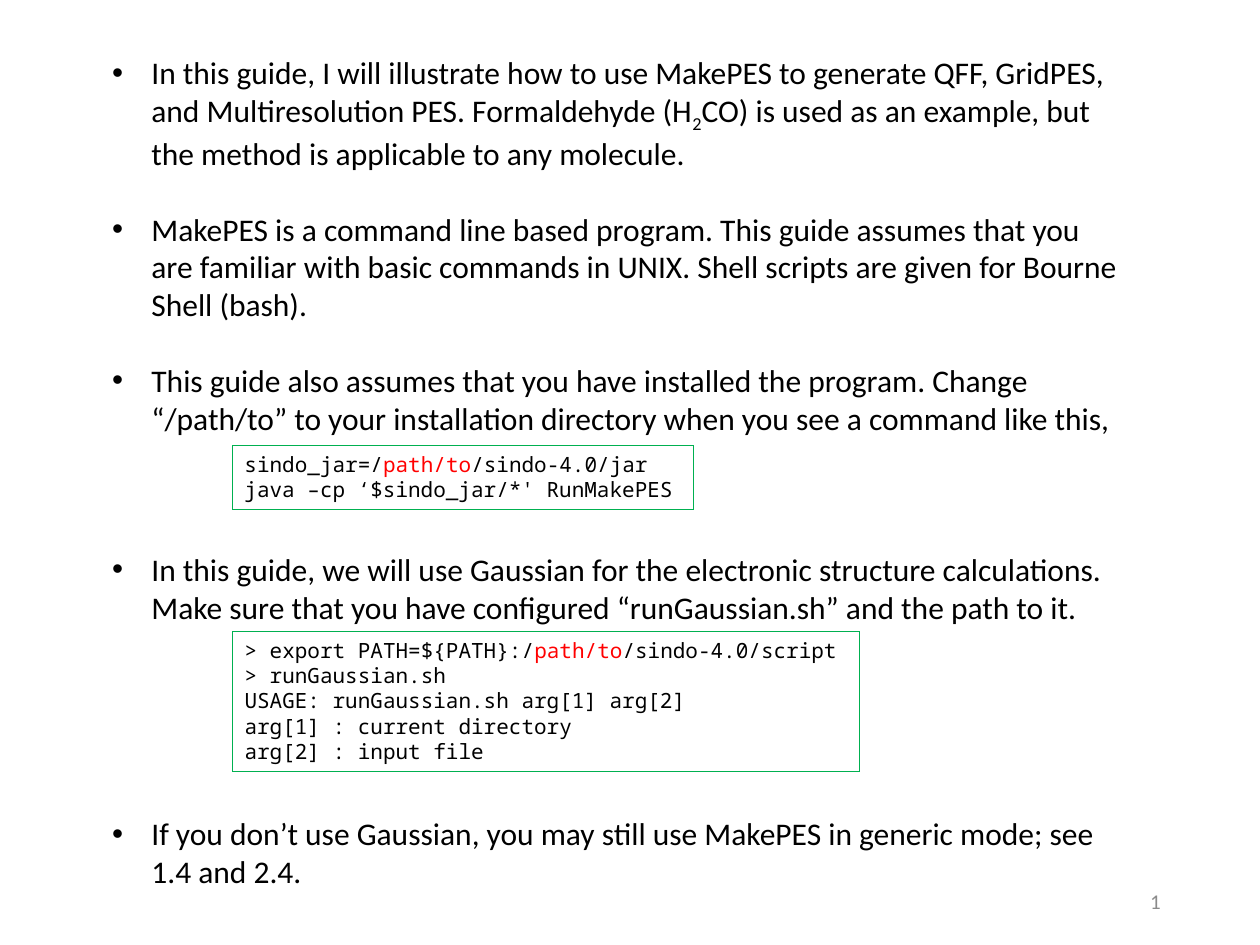
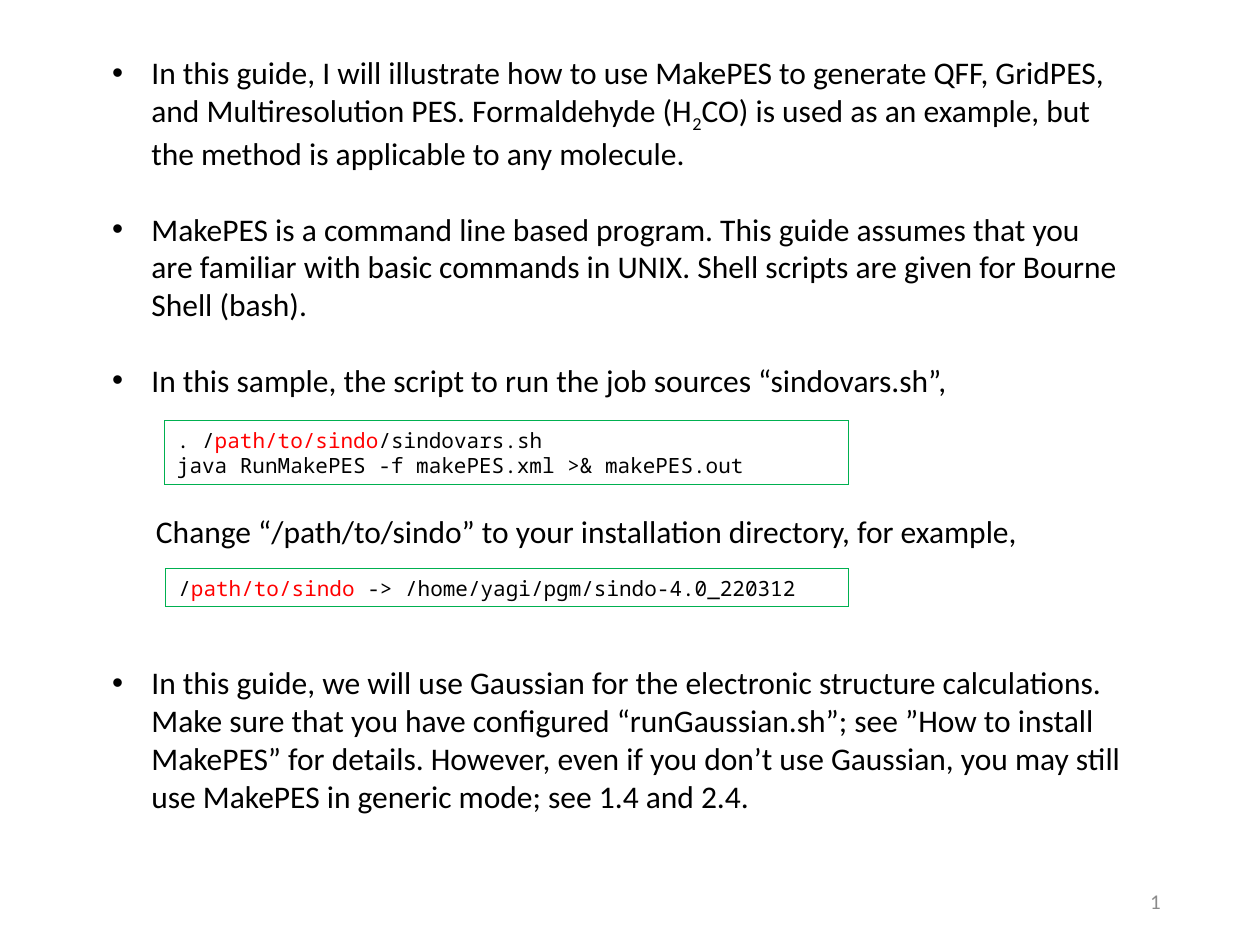
Before and after one commit to yagikiyoshi/sindo, a slide deck: slide 2 of doc/MakePES/usage_MakePES.pptx. Drawn at 1260x945 pixels with LibreOffice and Linux fonts; fonts in the diff are those of the drawing. Boxes give left, top, right and bottom in pixels: in the first picture for what was removed or moved away, otherwise in the second. Text is boxed around its words. In the diff, an @@ line names an element or a change of style, - is before the commit and + after.

```diff
--- a/doc/MakePES/usage_MakePES.pptx
+++ b/doc/MakePES/usage_MakePES.pptx
@@ text at (x1=151, y1=369, x2=1120, y2=814): text changed @@
-• This guide also assumes that you have installed the program. Change “/path/to” to your installation directory when you see a command like this,
-• In this guide, we will use Gaussian for the electronic structure calculations. Make sure that you have configured “runGaussian.sh” and the path to it.
-• If you don’t use Gaussian, you may still use MakePES in generic mode; see 1.4 and 2.4.
+• In this sample, the script to run the job sources “sindovars.sh”,
+  Change “/path/to/sindo” to your installation directory, for example,
+• In this guide, we will use Gaussian for the electronic structure calculations. Make sure that you have configured “runGaussian.sh”; see ”How to install MakePES” for details. However, even if you don’t use Gaussian, you may still use MakePES in generic mode; see 1.4 and 2.4.
@@ rectangle ". /path/to/sindo/sindovars.sh" resized from (x1=232, y1=446, x2=693, y2=509) to (x1=165, y1=421, x2=849, y2=484) @@
@@ text in rectangle at (x1=177, y1=432, x2=743, y2=478): text changed @@
-sindo_jar=/path/to/sindo-4.0/jar
-java –cp ‘$sindo_jar/*' RunMakePES
+. /path/to/sindo/sindovars.sh
+java RunMakePES -f makePES.xml >& makePES.out
@@ rectangle "/path/to/sindo -> /home/yagi/pgm/sindo-4.0_220312" resized from (x1=232, y1=631, x2=859, y2=771) to (x1=166, y1=570, x2=849, y2=607) @@
@@ text in rectangle at (x1=178, y1=580, x2=795, y2=601): text changed @@
-> export PATH=${PATH}:/path/to/sindo-4.0/script
-> runGaussian.sh
-USAGE: runGaussian.sh arg[1] arg[2]
-arg[1] : current directory
-arg[2] : input file
+/path/to/sindo -> /home/yagi/pgm/sindo-4.0_220312
```
Also in this commit, not shown: 22 other slides changed, 1 slide added, 2 slides removed, 23 other files.
